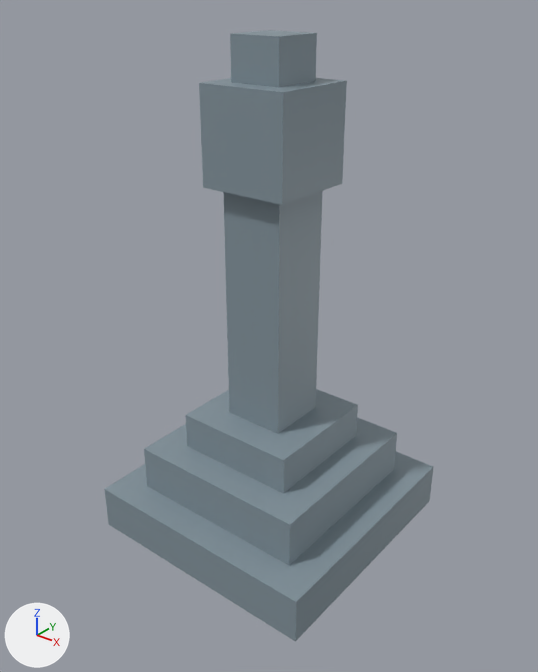
The glTF model game/assets/models/beacon.glb as it was, and as the next commit left it.
Rendered twice from a 50 mm camera at (2.59, -3.27, 3.4) aimed at (0.03, -0.07, 1.41). Lighting does not change. The marker at lower left points along +X, +Y and +Z. The older version comes first. Vertices at exactly the same position are counted once.

In view in the first picture: 'beacon'.
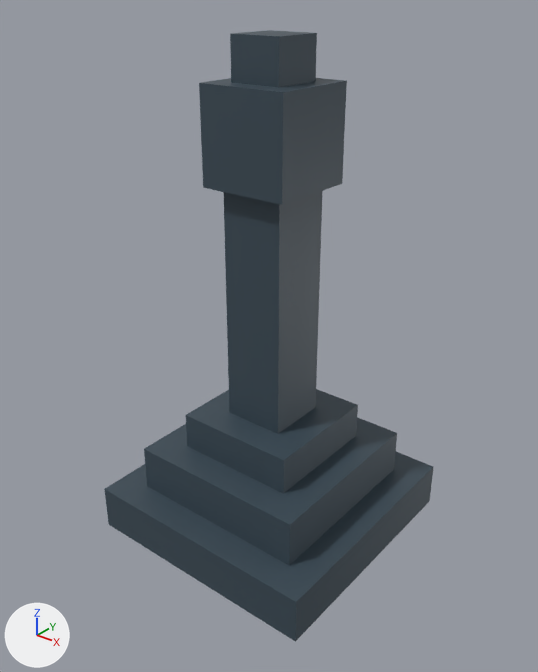
What differs and where, as boxes (x1, y1, x2, y2) in the pictures (538 x 672 px):
```json
{"part": 1, "of": "me_beacon", "change": "recoloured", "before": [104, 30, 433, 642], "after": [104, 30, 433, 642], "on screen": "greyish blue to dark blue"}
```

Edits to the scene script, one JSON object a line:
```json
{"block": "me_beacon", "where": "me_beacon.from_pydata(...)  # 48 vertices, 72 faces; spans x -0.8..0.8, y -0.8..0.8, z 0.0..3.12"}
{"block": "me_beacon", "where": "# used by ob_beacon; location = (0.0, 0.0, 0.0)"}
{"block": "me_beacon", "change": "me_beacon part 1: 72 faces centred in x -0.8..0.8, y -0.8..0.8, z 0.0..3.12 are repainted in the vertex colours; the middle colour goes from greyish blue #83939c to dark blue #3a4a55"}
```
